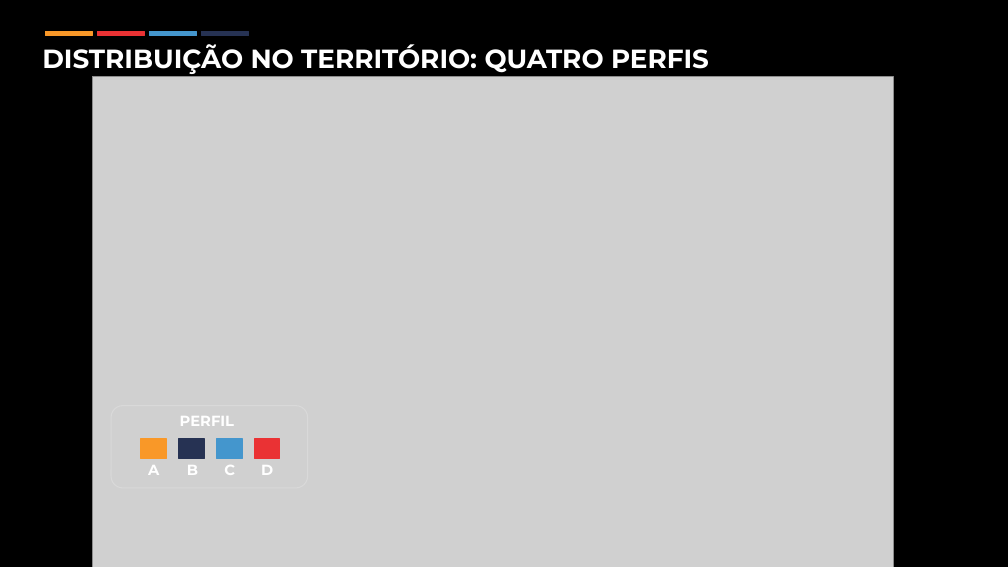
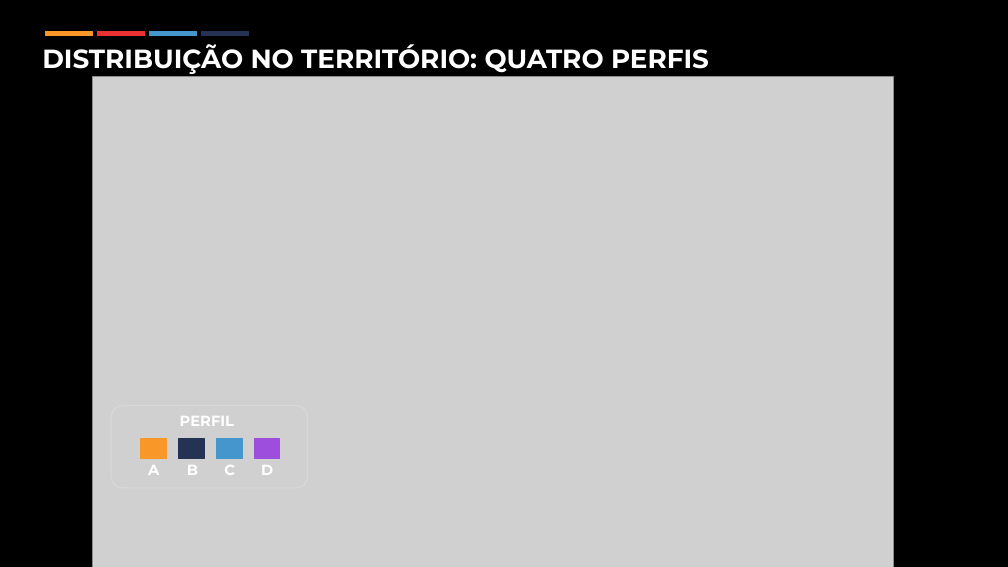
Before and after one commit to aryanecavalcantefranca/projeto-oportunidades, a slide deck: slide 17 of metodologia_cidades_inteligentes/apresentacao/Metodologia_Selecao_Municipios_Cidades_Inteligentes_raiz_peso.pptx. Drawn at 1008x567 pixels with LibreOffice and Linux fonts; fonts in the diff are those of the drawing; grey boxes stand for pictures. Boxes give left, top, right and bottom in pixels: in the first picture for what was removed or moved away, otherwise in the second. Text is boxed around its words. In the diff, an @@ line names an element or a change of style, - is before the commit and + after.

```diff
--- a/metodologia_cidades_inteligentes/apresentacao/Metodologia_Selecao_Municipios_Cidades_Inteligentes_raiz_peso.pptx
+++ b/metodologia_cidades_inteligentes/apresentacao/Metodologia_Selecao_Municipios_Cidades_Inteligentes_raiz_peso.pptx
@@ rectangle at box(254, 439, 280, 458): fill #EA3234 to #9D4EDD; outline #EA3234 1 pt to #9D4EDD 1 pt @@
```
Also in this commit, not shown: 7 other slides changed, 2 slides added, 3 other files.
